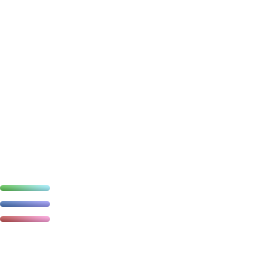
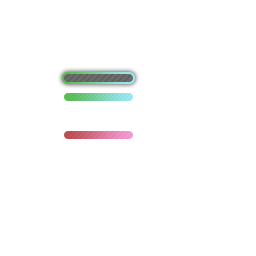
The second 256 x 256 image is a revision of the first. Changes to its layers:
"HpFrame.png": opacity 80% → 100%, painted on it over 57, 72, 135, 139
painted on "HpRed.png" over 0, 216, 50, 222
renamed "HpBlue.png" to "HpWhite.png", painted on it over 0, 201, 50, 207
painted on "HpGreen.png" over 0, 185, 50, 191
